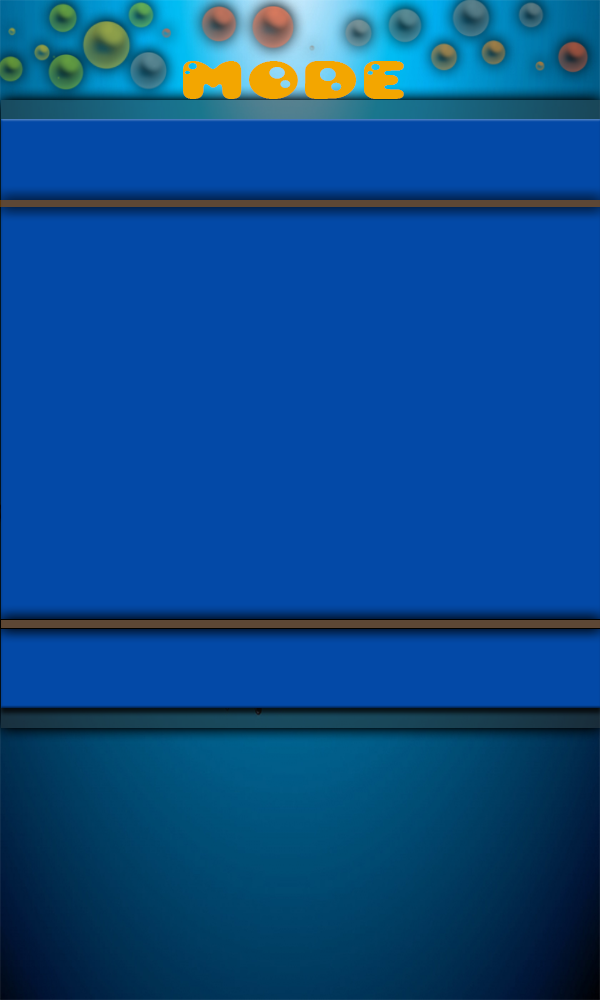
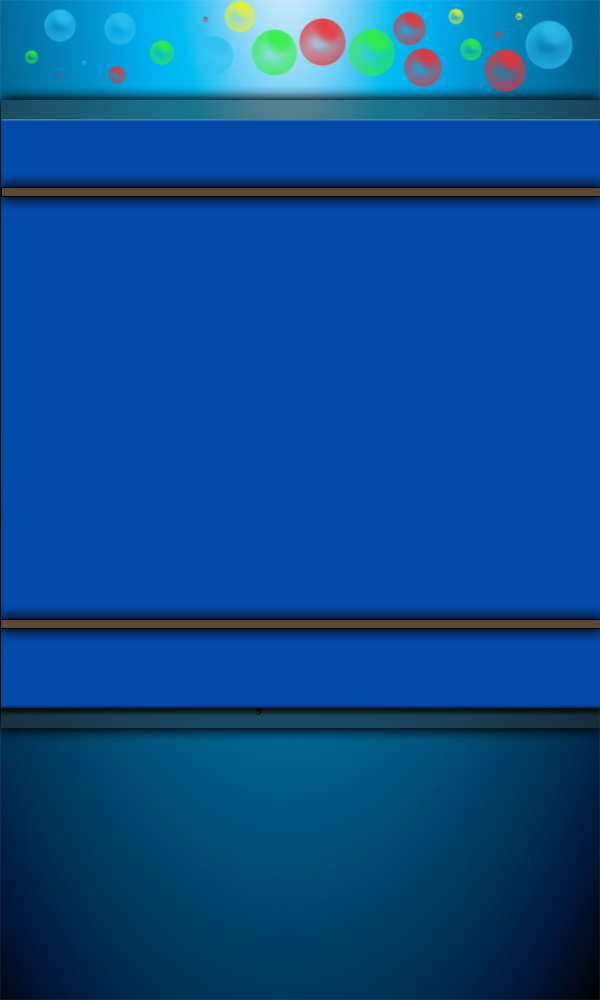
Layer changes from the first w=600, h=1000 image to the second:
renamed "SubTitleBarTop" to "header", moved it above "SeparationHaut", painted on it over [0, 0, 600, 207]
removed layer "Game Selection" over [183, 61, 404, 99]
added layer "SeparationHaut" above "SeparationBas" over [1, 187, 600, 197]
